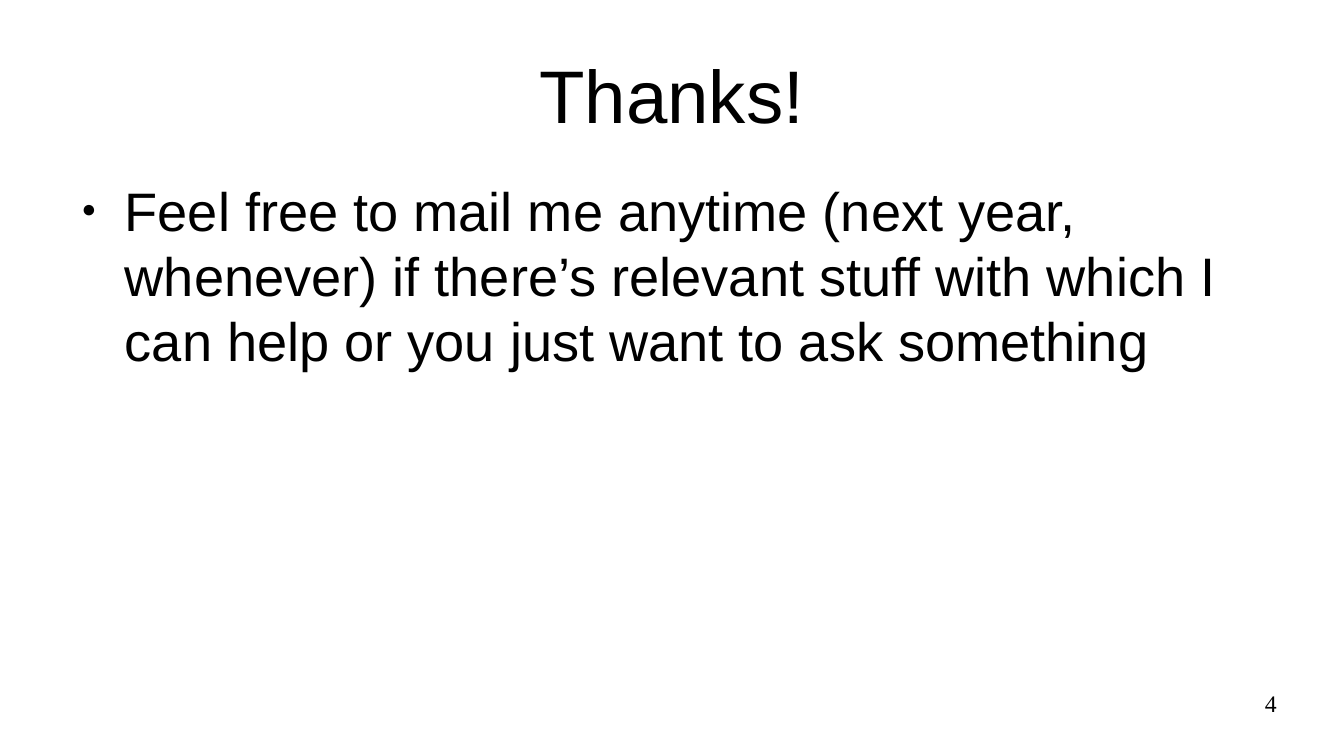
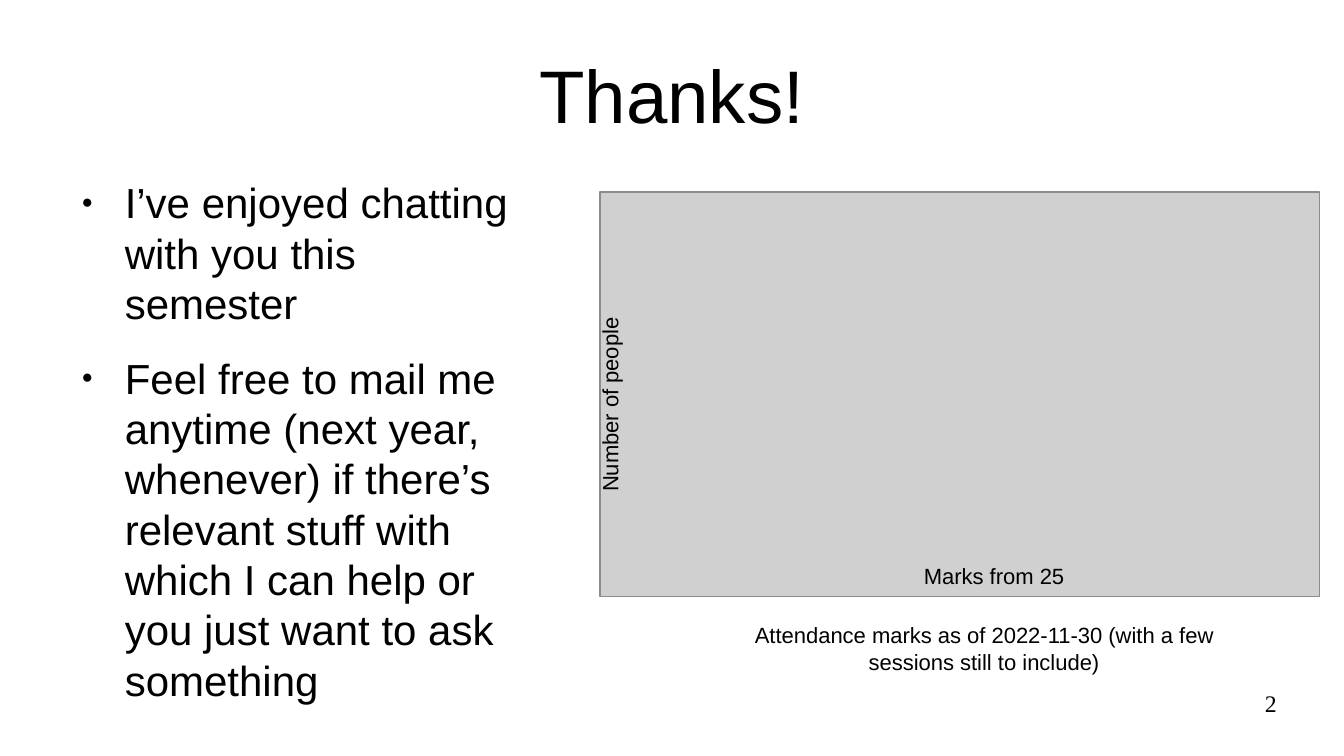
Before and after one commit to sftcd/witidtm, a slide deck: slide 2 of lectures/2022-2023/800-end.odp (slide 4 before the commit). Drawn at 1344x756 pixels with LibreOffice and Linux fonts; fonts in the diff are those of the drawing; grey boxes stand for pictures. Boxes give left, top, right and bottom in pixels: in the first picture for what was removed or moved away, otherwise in the second. Text is boxed around its words. In the diff, an @@ line names an element or a change of style, - is before the commit and + after.

```diff
--- a/lectures/2022-2023/800-end.odp
+++ b/lectures/2022-2023/800-end.odp
@@ text at [125,187,508,320]: paragraph added @@
+● I’ve enjoyed chatting with you this semester
@@ picture added at [600,191,1321,596] @@
@@ text added at [599,323,624,490], 13 pt, text #000000 @@
+Number of people
@@ text at [125,363,495,704]: size 32 to 24.8 pt in "Feel free to mail me anytime (next ..." @@
@@ text added at [924,568,1064,584], 13 pt, text #000000 @@
+Marks from 25
@@ text added at [755,627,1213,675], 13 pt, text #000000 @@
+Attendance marks as of 2022-11-30 (with a few sessions still to include)
@@ page number at [1265,696,1277,712]: text changed @@
-4
+2
```
Also in this commit, not shown: 1 other file.
